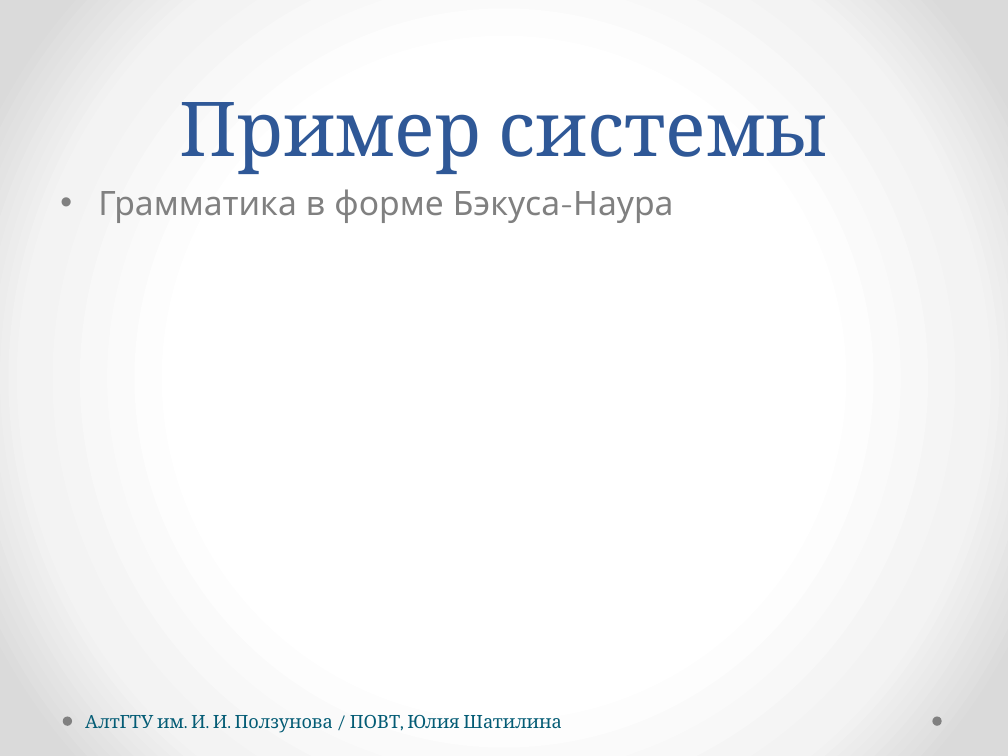
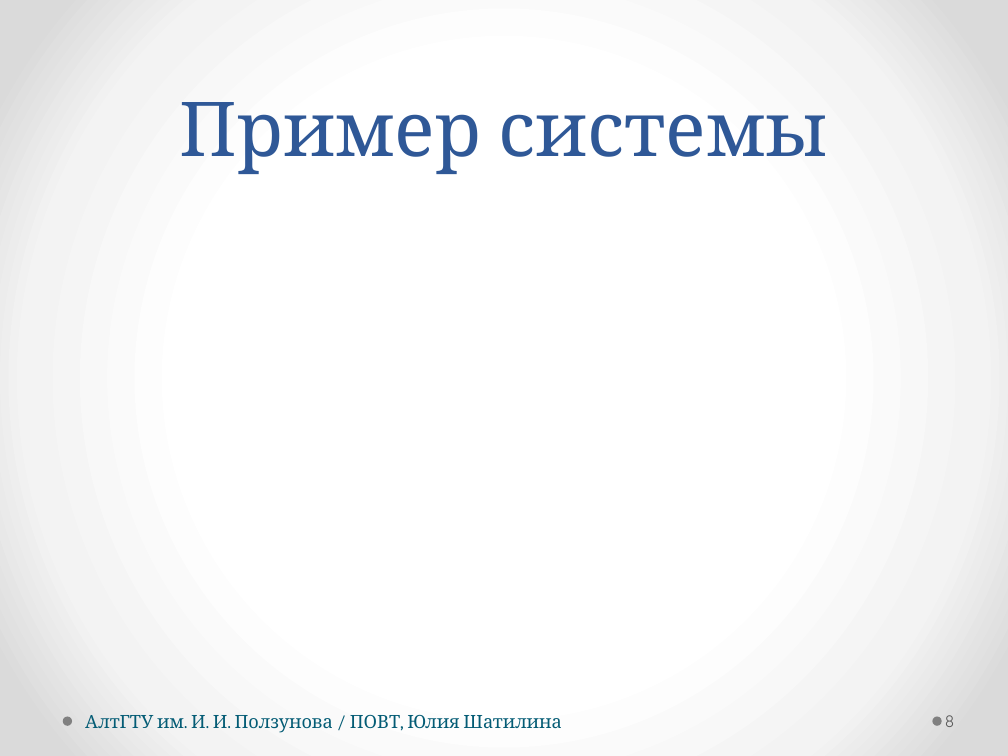
Before and after one commit to hisohito/proto-doc, a slide deck: slide 8 of shatilina.pptx. Drawn at 1008x756 pixels with LibreOffice and Linux fonts; fonts in the diff are those of the drawing. Boxes give left, top, right and bottom in pixels: in the first picture for what was removed or moved away, otherwise in the second. Text is boxed around its words. In the diff, an @@ line names an element or a change of style, - is before the commit and + after.

```diff
--- a/shatilina.pptx
+++ b/shatilina.pptx
@@ text removed at (98,189,673,223) @@
-• Грамматика в форме Бэкуса-Наура
@@ page number added at (945,715,954,727), 12 pt, text #595959 @@
+8
```
Also in this commit, not shown: 20 other slides changed, 1 slide added, 1 slide removed, 4 other files.
